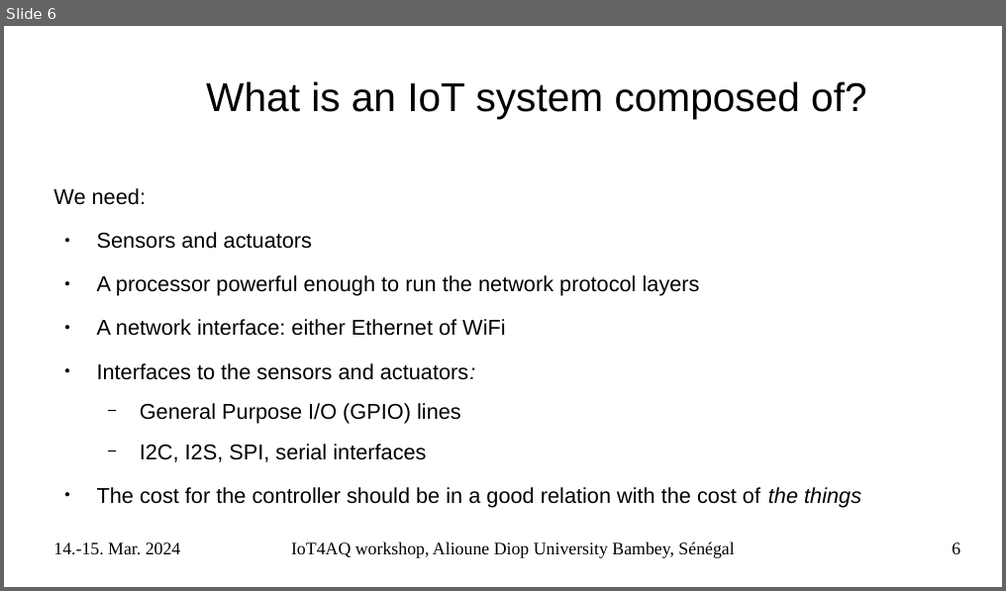
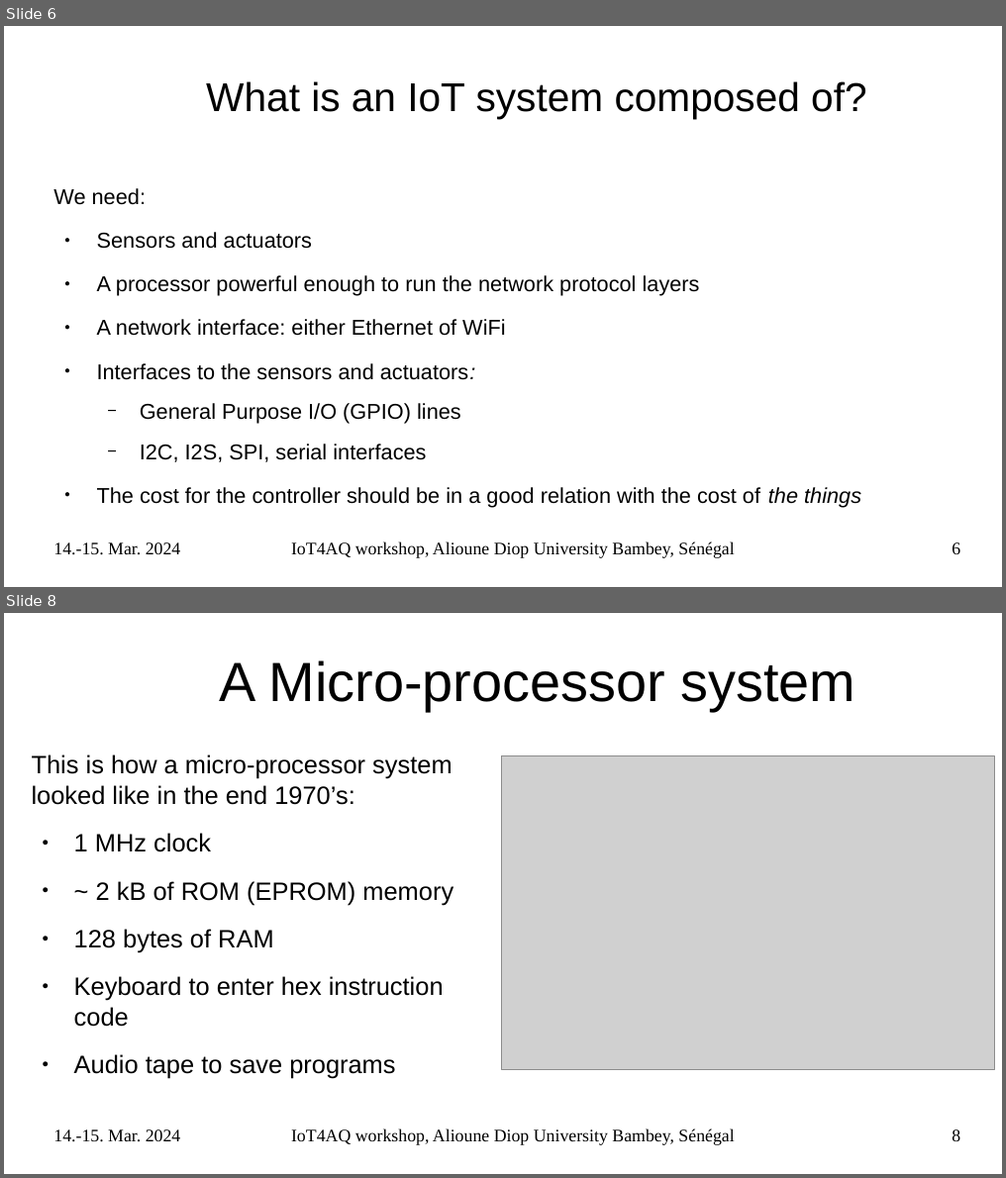
Before and after one commit to uraich/IoT4AQ, a slide deck: workshop/slides/iot4aq_introduction.pptx. Shown one above the other, each under a label of ours: slide 6 before the commit, slides 6 and 8 after it; the slides between them are not shown. The pictures are 1006x591 and 1006x1178 pixels, drawn with LibreOffice and Linux fonts; fonts in the diff are those of the drawing; grey boxes stand for pictures; background and template pictures are left out. Boxes give left, top, right and bottom in pixels: in the first picture for what was removed or moved away, otherwise in the second. Text is boxed around its words. In the diff, an @@ line names an element or a change of style, - is before the commit and + after.

Commit message:
extended micro-processor discussion

```diff
--- a/workshop/slides/iot4aq_introduction.pptx
+++ b/workshop/slides/iot4aq_introduction.pptx
@@ slide 8 added at box(4, 613, 1002, 1174), background #FFFFFF @@
@@ title added at box(220, 661, 855, 711), 44 pt, text #000000 @@
+A Micro-processor system
@@ text added at box(32, 755, 453, 1079), 20 pt, text #000000 @@
+This is how a micro-processor system looked like in the end 1970’s:
+● 1 MHz clock
+● ~ 2 kB of ROM (EPROM) memory
+● 128 bytes of RAM
+● Keyboard to enter hex instruction code
+● Audio tape to save programs
@@ picture added at box(502, 757, 995, 1070) @@
@@ text added at box(54, 1130, 181, 1143), 14 pt, text #000000 @@
+14.-15. Mar. 2024
@@ text added at box(291, 1129, 734, 1146), 14 pt, text #000000 @@
+IoT4AQ workshop, Alioune Diop University Bambey, Sénégal
@@ page number added at box(951, 1130, 960, 1142), 14 pt, text #000000 @@
+8
```
Also in this commit, not shown: 1 slide changed, 3 other slides added, 1 other file.
